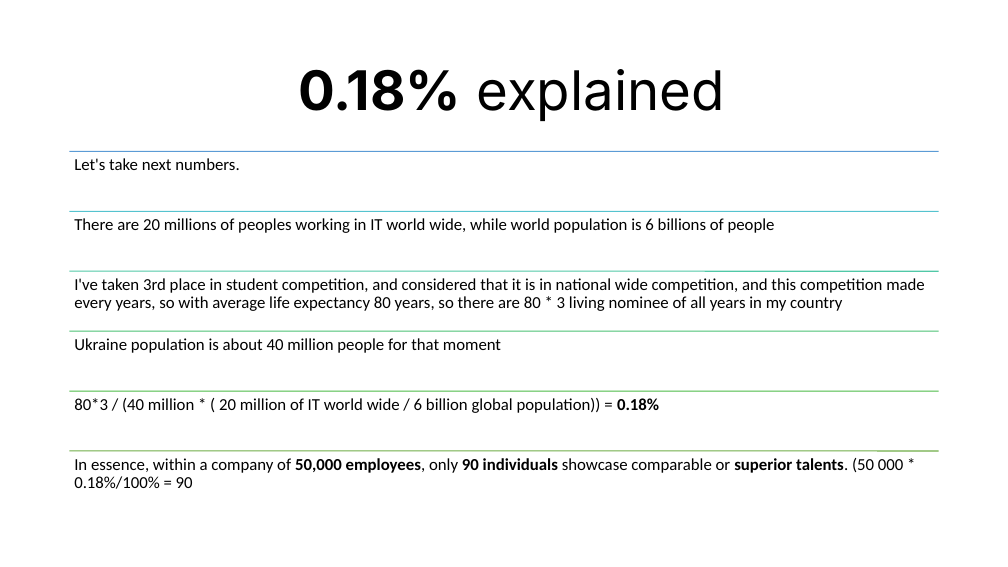
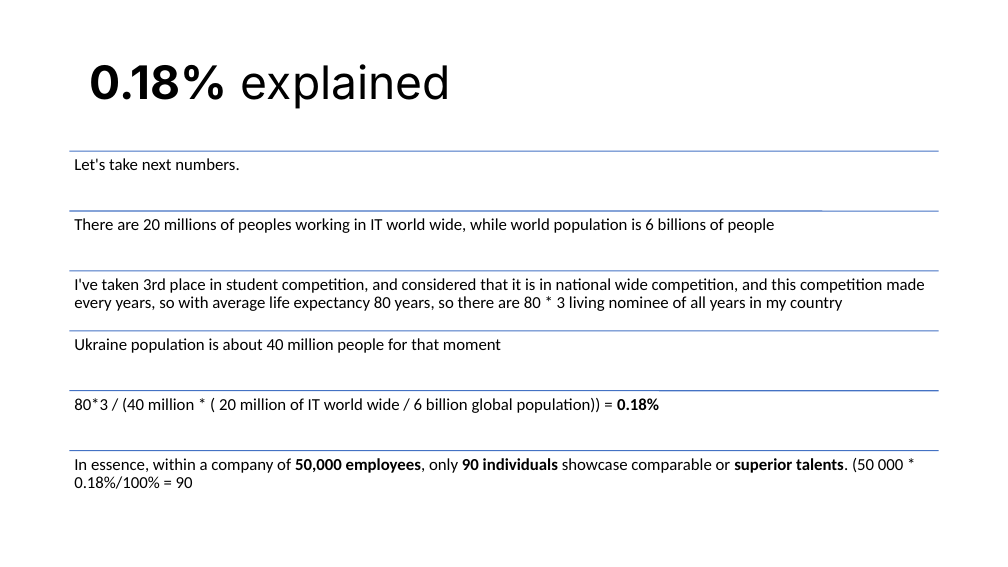
Before and after one commit to amidukr/wiki, a slide deck: slide 3 of attachments/DmytroBrazhnyk-Resume-Attachments.pptx. Drawn at 1008x567 pixels with LibreOffice and Linux fonts; fonts in the diff are those of the drawing. Boxes give left, top, right and bottom in pixels: in the first picture for what was removed or moved away, otherwise in the second. Text is boxed around its words. In the diff, an @@ line names an element or a change of style, - is before the commit and + after.

```diff
--- a/attachments/DmytroBrazhnyk-Resume-Attachments.pptx
+++ b/attachments/DmytroBrazhnyk-Resume-Attachments.pptx
@@ title "0.18% explained": place and size @@
-title "0.18% explained" at bbox=[298, 69, 725, 121]
+title "0.18% explained" at bbox=[90, 64, 451, 109]
@@ title "0.18% explained" at bbox=[90, 64, 451, 109]: size 52 to 44 pt; alignment centre to left @@
@@ line (70, 151) - (939, 151): stroke #5B9BD5 1 pt to #4472C4 1 pt @@
@@ line (70, 211) - (939, 211): stroke #55C3CF 1 pt to #4472C4 1 pt @@
@@ line (70, 271) - (939, 271): stroke #50C8A7 1 pt to #4472C4 1 pt @@
@@ line (70, 331) - (939, 331): stroke #4BC174 1 pt to #4472C4 1 pt @@
@@ line (70, 391) - (939, 391): stroke #4ABA46 1 pt to #4472C4 1 pt @@
@@ line (70, 451) - (939, 451): stroke #70AD47 1 pt to #4472C4 1 pt @@
```
